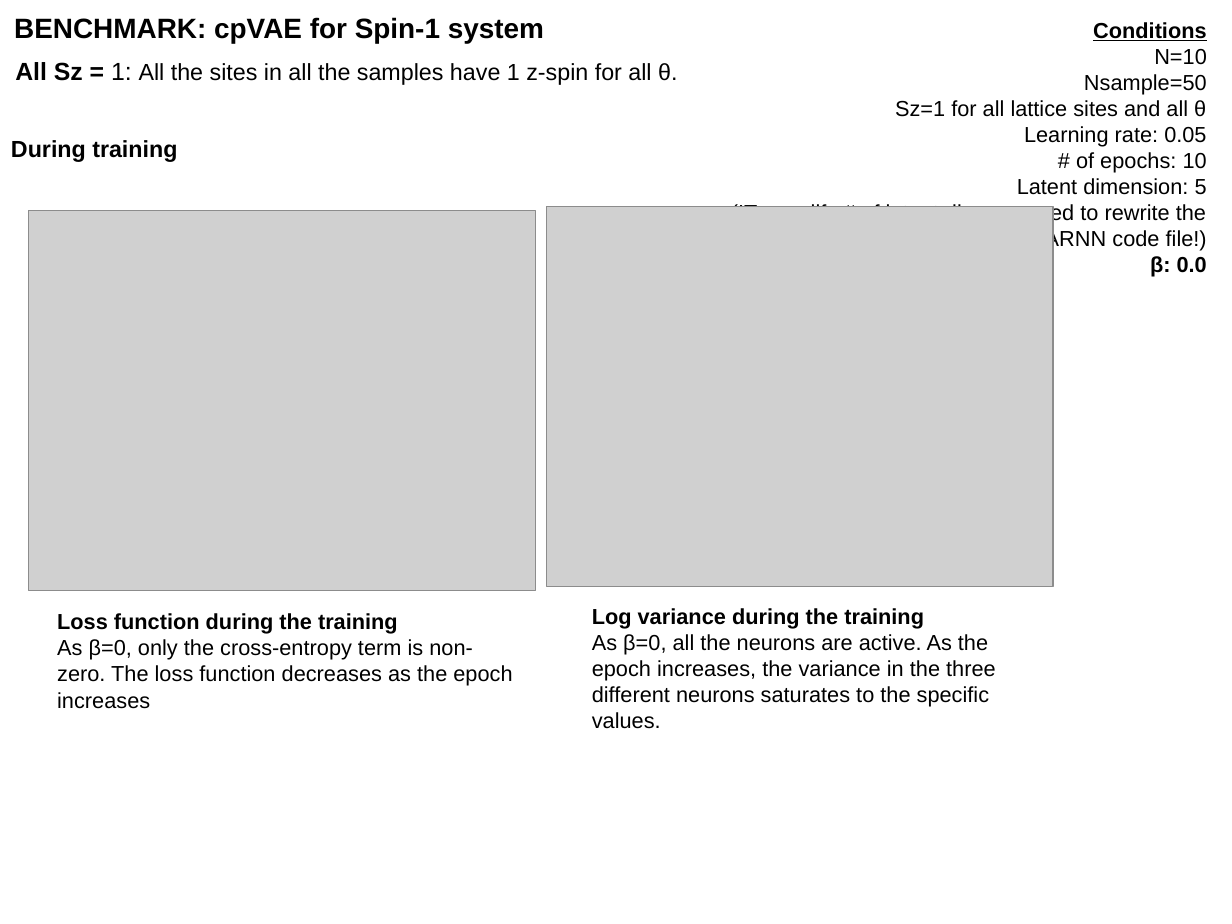
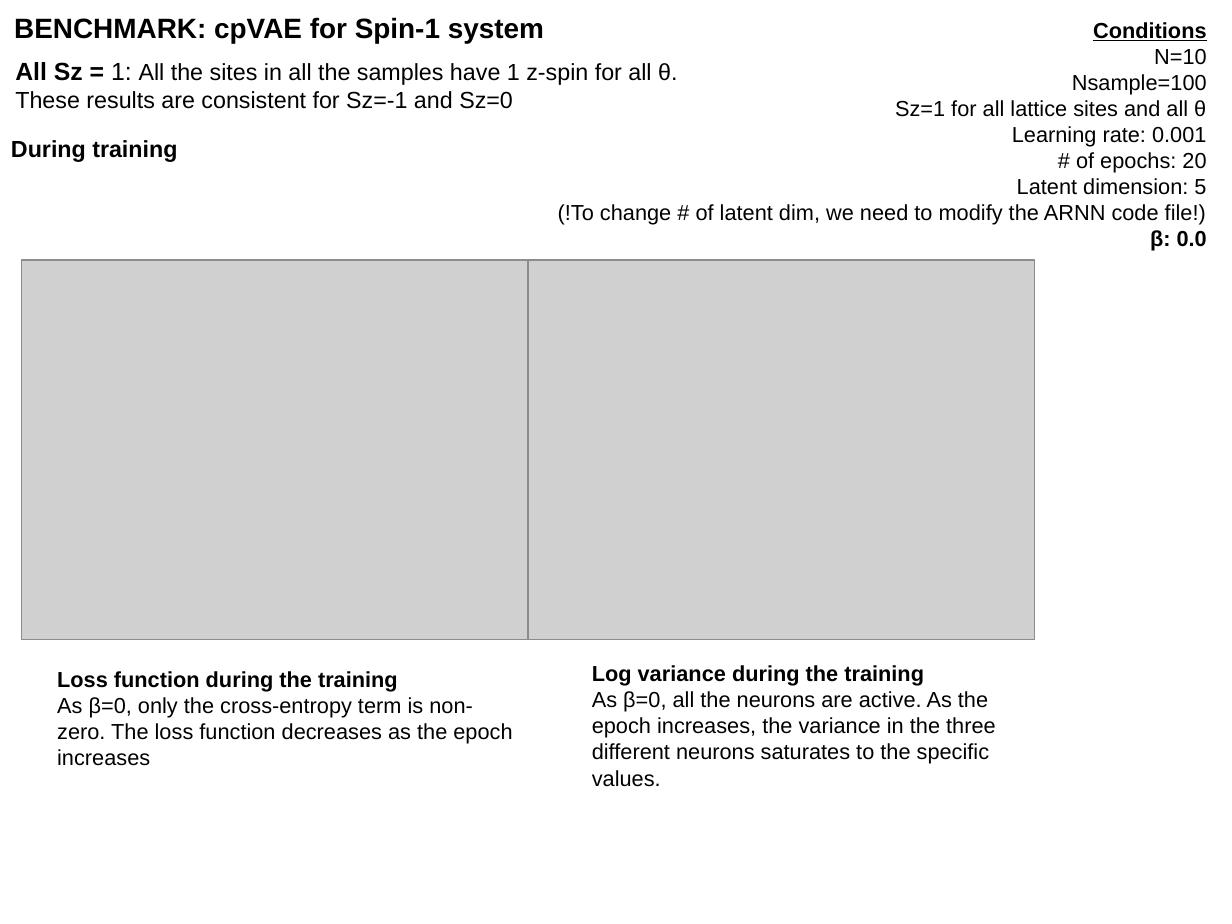
Before and after one commit to YumaAL/pcVAE, a slide deck: slide 15 of slide.odp. Drawn at 1232x924 pixels with LibreOffice and Linux fonts; fonts in the diff are those of the drawing; grey boxes stand for pictures. Boxes give left, top, right and bottom in pixels: in the first picture for what was removed or moved away, otherwise in the second. Text is boxed around its words. In the diff, an @@ line names an element or a change of style, - is before the commit and + after.

```diff
--- a/slide.odp
+++ b/slide.odp
@@ text "Conditions": place and size @@
-text "Conditions" at <box>731,22,1207,277</box>
+text "Conditions" at <box>558,22,1207,251</box>
@@ text at <box>1072,74,1207,95</box>: text changed @@
-Nsample=50
+Nsample=100
@@ text at <box>15,91,513,109</box>: paragraph added @@
+These results are consistent for Sz=-1 and Sz=0
@@ text at <box>1012,126,1206,173</box>: text changed @@
-Learning rate: 0.05
-# of epochs: 10
+Learning rate: 0.001
+# of epochs: 20
@@ text at <box>558,204,1206,225</box>: text changed @@
-(!To modify # of latent dim, we need to rewrite the ARNN code file!)
+(!To change # of latent dim, we need to modify the ARNN code file!)
@@ picture: place and size @@
-picture at <box>28,210,536,590</box>
+picture at <box>21,260,528,641</box>
@@ picture: place and size @@
-picture at <box>547,207,1053,587</box>
+picture at <box>528,260,1034,641</box>
@@ text "Log variance during the training": place and size @@
-text "Log variance during the training" at <box>592,608,996,729</box>
+text "Log variance during the training" at <box>592,665,996,787</box>
@@ text "Loss function during the training": place and size @@
-text "Loss function during the training" at <box>57,613,512,709</box>
+text "Loss function during the training" at <box>57,671,512,766</box>
```
Also in this commit, not shown: 3 other slides changed, 6 slides added, 2 other files.
